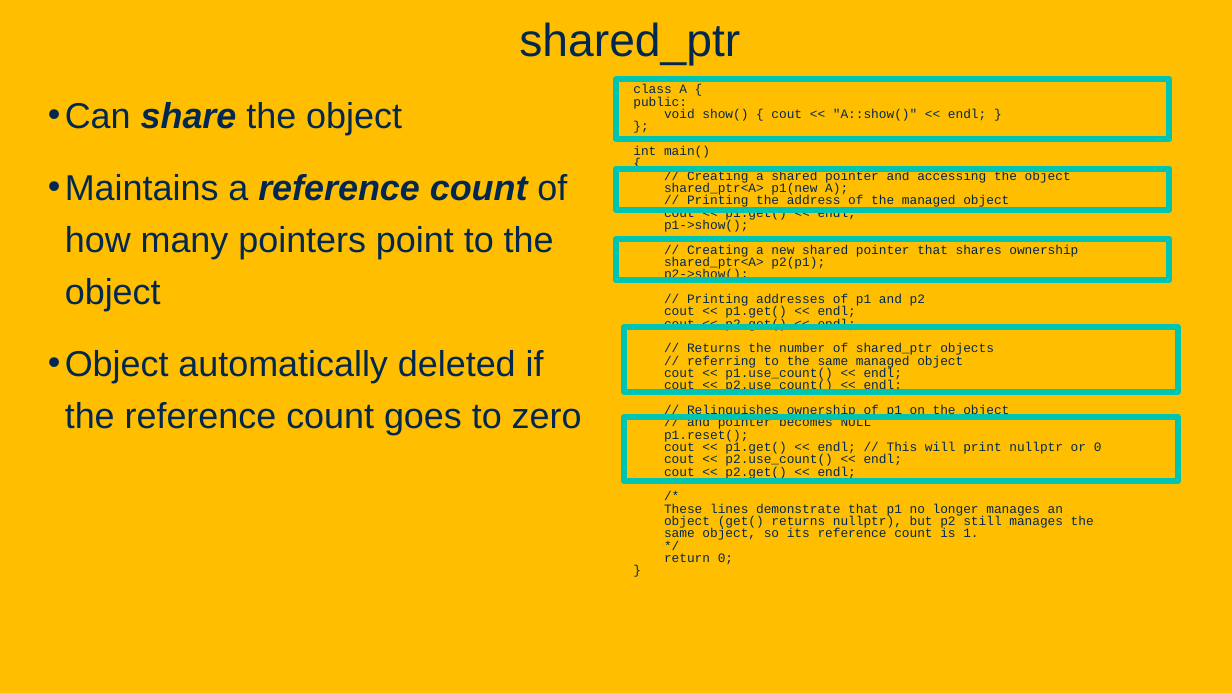
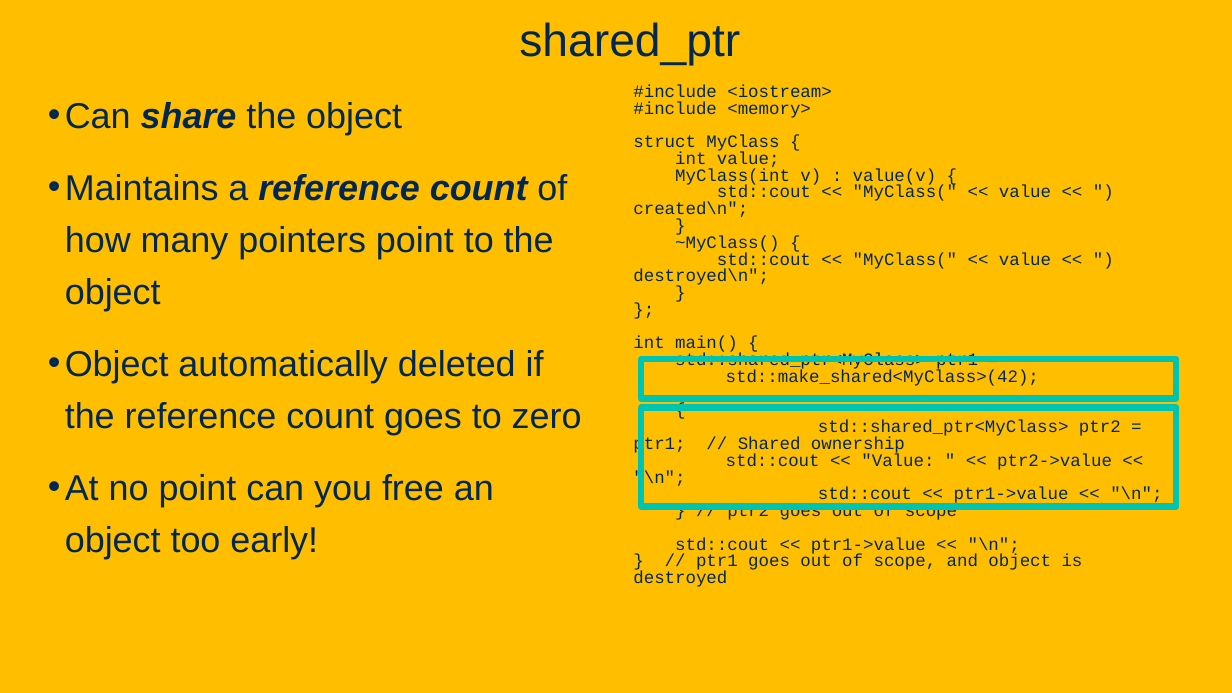
Before and after one commit to davsec-teaching/ECS160-Winter2025, a slide deck: slide 75 of slides/9_software_security.pptx (slide 59 before the commit). Drawn at 1232x693 pixels with LibreOffice and Linux fonts; fonts in the diff are those of the drawing; background and template pictures are left out. Boxes give left, top, right and bottom in pixels: in the first picture for what was removed or moved away, otherwise in the second. Text is boxed around its words. In the diff, an @@ line names an element or a change of style, - is before the commit and + after.

```diff
--- a/slides/9_software_security.pptx
+++ b/slides/9_software_security.pptx
@@ rectangle removed at (x1=616, y1=79, x2=1170, y2=140) @@
@@ text "#include <iostream>" at (x1=633, y1=85, x2=1162, y2=587): size 10 to 13.6 pt in "};", "{" @@
@@ text at (x1=633, y1=85, x2=1051, y2=287): text changed; size 10 to 13.6 pt @@
-class A {
-public:
-void show() { cout << "A::show()" << endl; }
+#include <iostream>
+#include <memory>
+struct MyClass {
+int value;
+MyClass(int v) : value(v) {
+std::cout << "MyClass(" << value << ") created\n";
+}
+~MyClass() {
+std::cout << "MyClass(" << value << ") destroyed\n";
+}
@@ rectangle removed at (x1=616, y1=168, x2=1170, y2=209) @@
@@ rectangle removed at (x1=616, y1=239, x2=1170, y2=280) @@
@@ text at (x1=633, y1=336, x2=1039, y2=386): text changed; size 10 to 13.6 pt @@
-int main()
+int main() {
+std::shared_ptr<MyClass> ptr1 = std::make_shared<MyClass>(42);
@@ rectangle resized from (x1=624, y1=327, x2=1177, y2=392) to (x1=641, y1=359, x2=1177, y2=398) @@
@@ rectangle resized from (x1=624, y1=417, x2=1177, y2=482) to (x1=641, y1=408, x2=1177, y2=506) @@
@@ text at (x1=633, y1=420, x2=1162, y2=587): text changed; size 10 to 13.6 pt @@
-// Creating a shared pointer and accessing the object
-shared_ptr<A> p1(new A);
-// Printing the address of the managed object
-cout << p1.get() << endl;
-p1->show();
-// Creating a new shared pointer that shares ownership
-shared_ptr<A> p2(p1);
-p2->show();
-// Printing addresses of p1 and p2
-cout << p1.get() << endl;
-cout << p2.get() << endl;
-// Returns the number of shared_ptr objects
-// referring to the same managed object
-cout << p1.use_count() << endl;
-cout << p2.use_count() << endl;
-// Relinquishes ownership of p1 on the object
-// and pointer becomes NULL
-p1.reset();
-cout << p1.get() << endl; // This will print nullptr or 0
-cout << p2.use_count() << endl;
-cout << p2.get() << endl;
-/*
-These lines demonstrate that p1 no longer manages an
-object (get() returns nullptr), but p2 still manages the
-same object, so its reference count is 1.
-*/
-return 0;
-}
+std::shared_ptr<MyClass> ptr2 = ptr1; // Shared ownership
+std::cout << "Value: " << ptr2->value << "\n";
+std::cout << ptr1->value << "\n";
+} // ptr2 goes out of scope
+std::cout << ptr1->value << "\n";
+} // ptr1 goes out of scope, and object is destroyed
@@ text at (x1=65, y1=474, x2=494, y2=559): paragraph added @@
+• At no point can you free an object too early!
```
Also in this commit, not shown: 8 other slides changed, 28 slides added.
